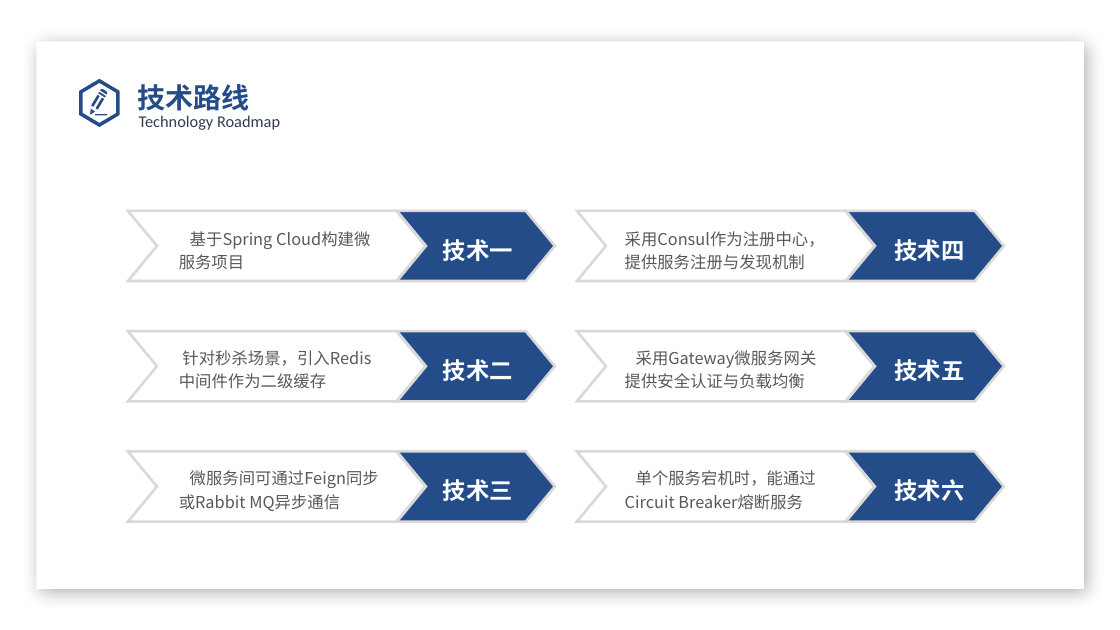
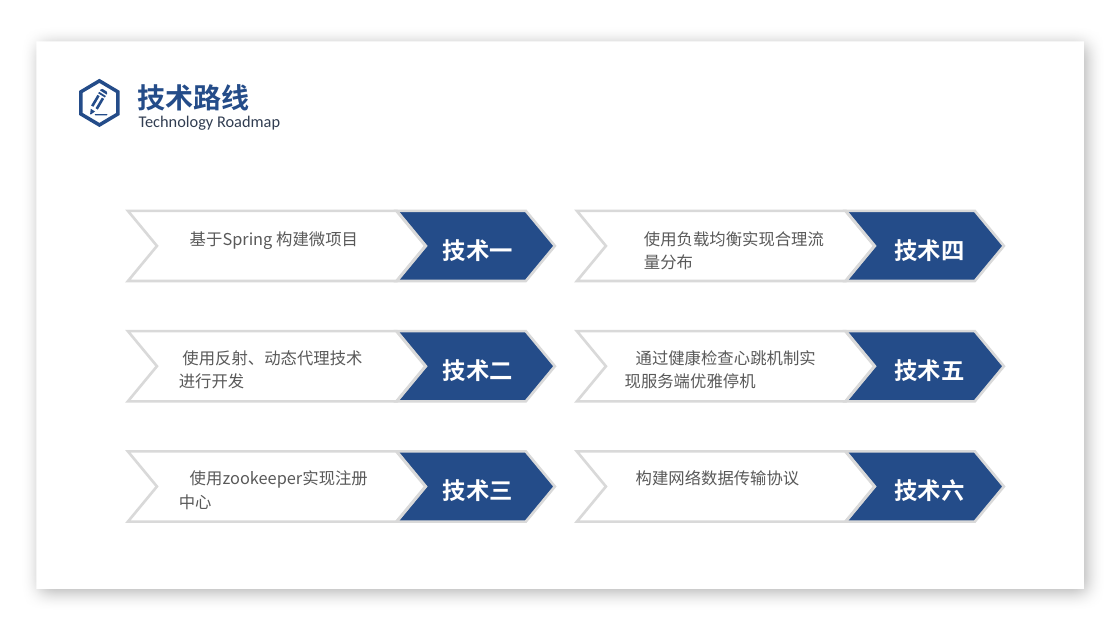
Before and after one commit to 2290653824/sward-rpc, a slide deck: slide 13 of files/2. 开题答辩/201931031311_卓悦_西南石油大学毕业设计（论文）开题报告.pptx. Drawn at 1120x630 pixels with LibreOffice and Linux fonts; fonts in the diff are those of the drawing; background and template pictures are left out. Boxes give left, top, right and bottom in pixels: in the first picture for what was removed or moved away, otherwise in the second. Text is boxed around its words. In the diff, an @@ line names an element or a change of style, - is before the commit and + after.

```diff
--- a/files/2. 开题答辩/201931031311_卓悦_西南石油大学毕业设计（论文）开题报告.pptx
+++ b/files/2. 开题答辩/201931031311_卓悦_西南石油大学毕业设计（论文）开题报告.pptx
@@ text at bbox=[190, 231, 358, 249]: text changed @@
-基于Spring Cloud构建微服务项目
+基于Spring 构建微项目
@@ text at bbox=[644, 231, 824, 270]: text changed @@
-采用Consul作为注册中心，提供服务注册与发现机制
+使用负载均衡实现合理流量分布
@@ text at bbox=[179, 350, 362, 389]: text changed @@
-针对秒杀场景，引入Redis中间件作为二级缓存
+使用反射、动态代理技术进行开发
@@ text at bbox=[625, 350, 816, 389]: text changed @@
-采用Gateway微服务网关提供安全认证与负载均衡
+通过健康检查心跳机制实现服务端优雅停机
@@ text at bbox=[190, 470, 368, 488]: text changed @@
-微服务间可通过Feign同步或Rabbit MQ异步通信
+使用zookeeper实现注册中心
@@ text at bbox=[636, 470, 800, 486]: text changed @@
-单个服务宕机时，能通过Circuit Breaker熔断服务
+构建网络数据传输协议
```
Also in this commit, not shown: 9 other slides changed, 1 slide added, 1 slide removed, 1 other file.
